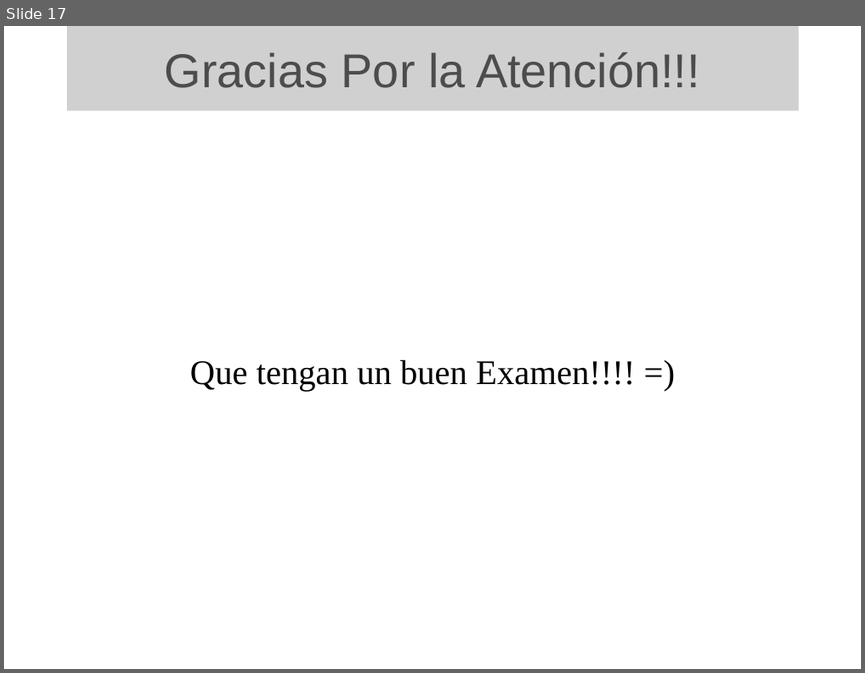
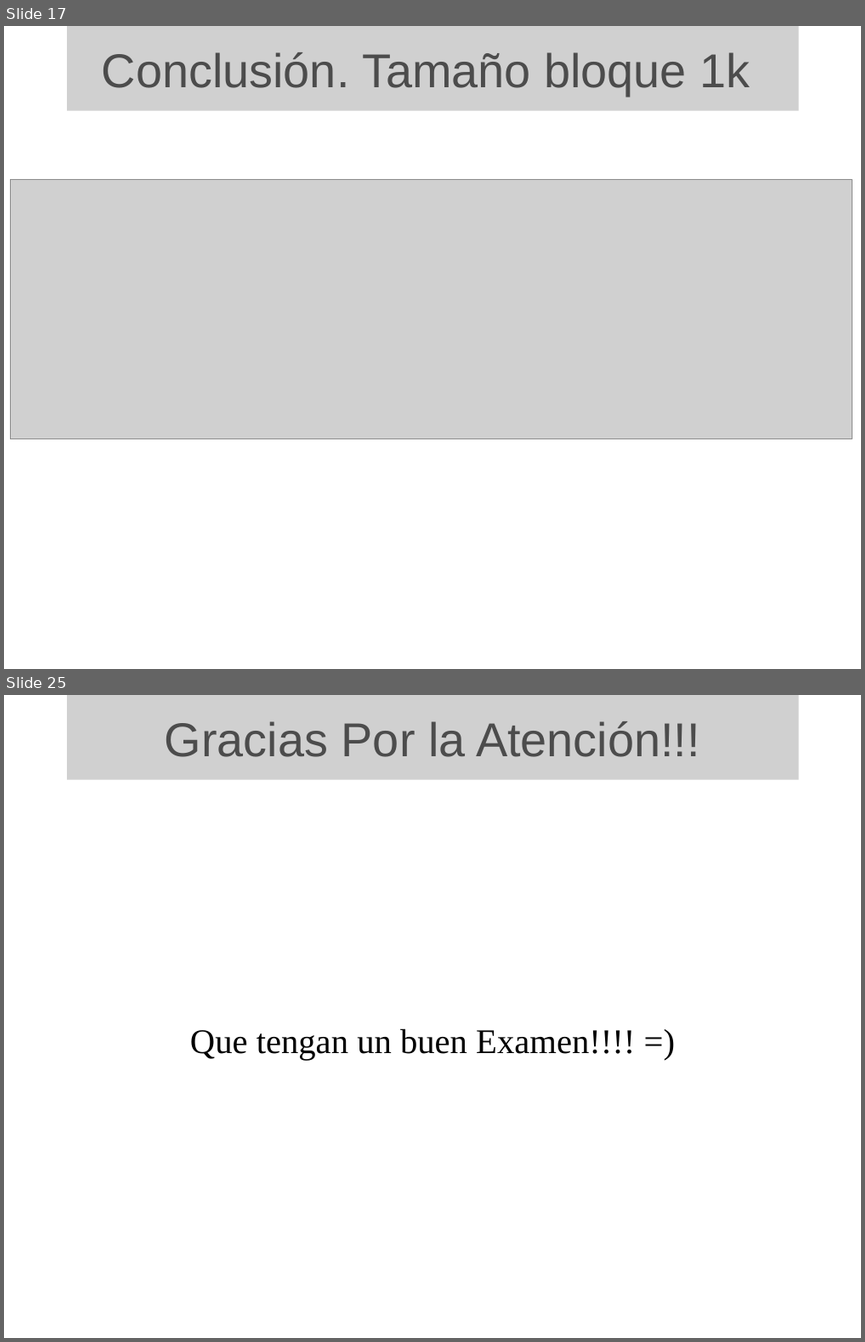
Before and after one commit to cdparra/ext3bench, a slide deck: src/presentacion/evaluacion-ext3 v2.odp. Shown one above the other, each under a label of ours: slide 17 before the commit, slides 17 and 25 after it; the slides between them are not shown. The pictures are 865x673 and 865x1342 pixels, drawn with LibreOffice and Linux fonts; fonts in the diff are those of the drawing; grey boxes stand for pictures; background and template pictures are left out. Boxes give left, top, right and bottom in pixels: in the first picture for what was removed or moved away, otherwise in the second. Text is boxed around its words. In the diff, an @@ line names an element or a change of style, - is before the commit and + after.

```diff
--- a/src/presentacion/evaluacion-ext3 v2.odp
+++ b/src/presentacion/evaluacion-ext3 v2.odp
@@ slide 17 added at bbox=[4, 26, 861, 669], background picture (left out) @@
@@ picture added at bbox=[67, 26, 799, 111], 44 pt, text #4C4C4C @@
+Conclusión. Tamaño bloque 1k
@@ picture added at bbox=[10, 179, 852, 440] @@
@@ what was slide 17 is now slide 25 @@
```
Also in this commit, not shown: 5 slides changed, 7 other slides added, 4 other files.
